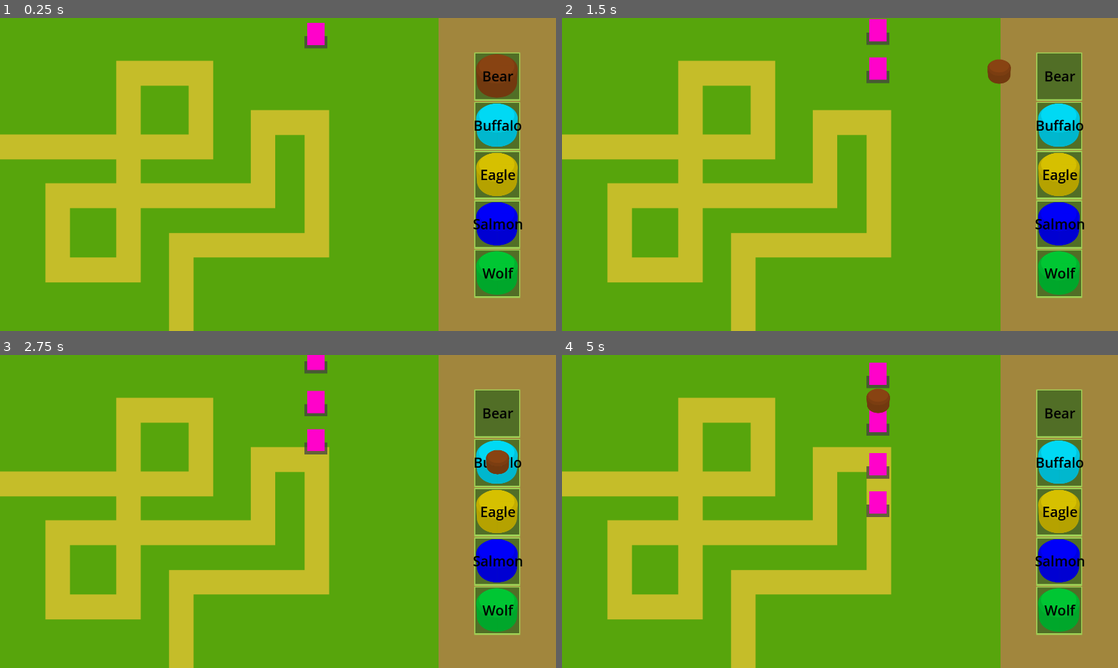
Above: before the commit, frames 1-4 (two rows, left to right).
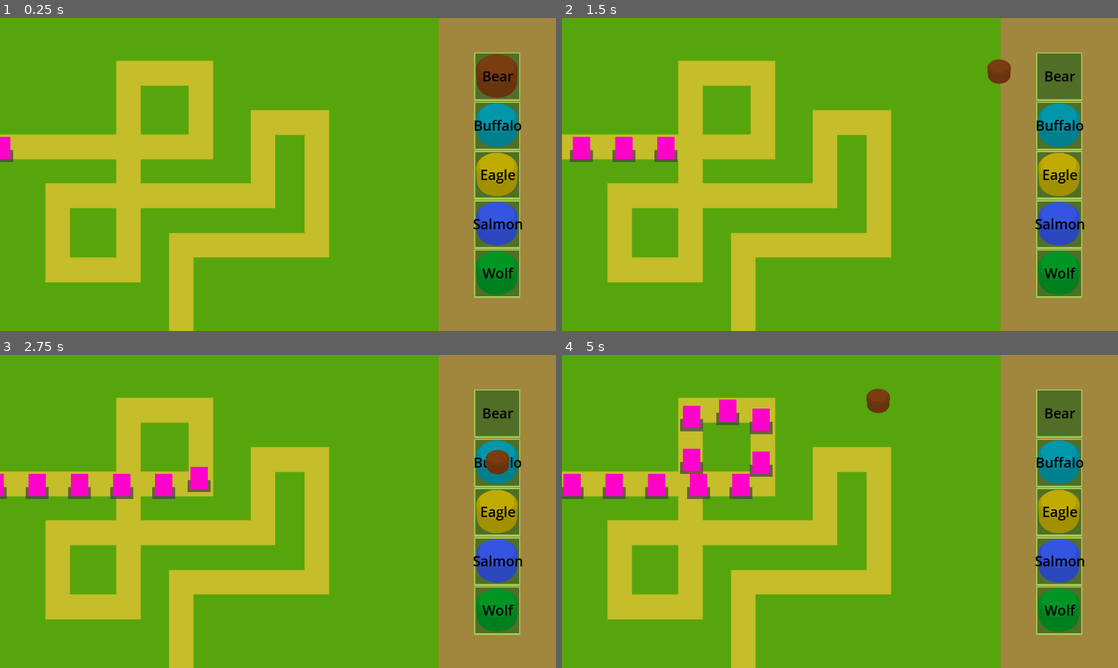
Above: after the commit, the same moments.

Repository: Gatreh/totem-tower-defence
Game: Godot game, scene res://scenes/level.tscn
The game is run twice, just before and just after one commit, with the same random seed, the same clock (stepped at 60 frames per second) and the same inputs. This scene is started directly instead of the project's main scene. The engine's default icon, where the game draws it, is replaced by a stand-in: a white triangle on a blue panel in a dark square.
Inputs (mouse positions are in pixels of both pictures, inside the frame that each line leads up to):
- Up to frame 1 (0.25 s): no input
- Up to frame 2 (1.5 s): drag from (728, 108) to (878, 39) at 0.52 s; drag from (1062, 77) to (878, 61) at 1.27 s
- Up to frame 3 (2.75 s): move the mouse to (500, 461) at 2.02 s; press the mouse at (500, 461) at 2.03 s
- Up to frame 4 (5 s): release the mouse at (1062, 461) at 2.75 s; drag from (1062, 511) to (878, 401) at 2.77 s; drag from (1062, 561) to (878, 380) at 3.52 s; drag from (1062, 608) to (878, 401) at 4.27 s

The runs differ from the first frame. In frame 1, 2.8% of the frame differs, in the area x 0-94%, y 1-89%; in frame 2, 3.9%; in frame 3, 4.5%; in frame 4, 6.5%, in the area x 0-94%, y 2-89%.

Commit message:
Large update, added a bunch of new resources for waves and wave management, made elemental resistances and stats resources for enemies, made enemies able to move along a path, implemented losing (by quitting the game), implemented being able to gain currency, added outline to towers.. That should be about it.

Diff:
--- /dev/null
+++ b/assets/group_outline.gdshader
@@ -0,0 +1,37 @@
+// This program draws an outline around sprites grouped under a CanvasGroup node.
+shader_type canvas_item;
+
+uniform sampler2D screen_texture : hint_screen_texture, filter_linear_mipmap;
+uniform vec4 line_color : source_color = vec4(0, 0, 0, 1);
+uniform float line_thickness = 4.0;
+uniform vec2 viewport_scale = vec2(1.0);
+
+
+void vertex() {
+	VERTEX += (UV * 2.0 - 1.0) * line_thickness;
+}
+
+
+void fragment() {
+    vec2 uv = SCREEN_UV;
+    vec2 size = (SCREEN_PIXEL_SIZE * line_thickness) * viewport_scale;
+
+
+    float outline = texture(screen_texture, uv + vec2(-size.x, 0)).a;
+    outline += texture(screen_texture, uv + vec2(0, size.y)).a;
+    outline += texture(screen_texture, uv + vec2(size.x, 0)).a;
+    outline += texture(screen_texture, uv + vec2(0, -size.y)).a;
+    outline += texture(screen_texture, uv + vec2(-size.x * 0.866, size.y * 0.5)).a;
+    outline += texture(screen_texture, uv + vec2(-size.x * 0.5, size.y * 0.866)).a;
+    outline += texture(screen_texture, uv + vec2(size.x * 0.866, size.y * 0.5)).a;
+    outline += texture(screen_texture, uv + vec2(size.x * 0.5, size.y * 0.866)).a;
+    outline += texture(screen_texture, uv + vec2(-size.x * 0.866, -size.y * 0.5)).a;
+    outline += texture(screen_texture, uv + vec2(-size.x * 0.5, -size.y * 0.866)).a;
+    outline += texture(screen_texture, uv + vec2(size.x * 0.866, -size.y * 0.5)).a;
+    outline += texture(screen_texture, uv + vec2(size.x * 0.5, -size.y * 0.866)).a;
+    outline = min(outline, 1.0);
+
+	vec4 screen_color = texture(screen_texture, SCREEN_UV);
+	COLOR = mix(screen_color, line_color, outline - screen_color.a);
+
+}
--- /dev/null
+++ b/data/resources/element_resistance.gd
@@ -0,0 +1,5 @@
+class_name ElementResistance
+extends Resource
+
+@export var element : Global.Element
+@export_range(0.0, 1.0) var resistance : float
--- /dev/null
+++ b/data/resources/enemy1_stats.tres
@@ -0,0 +1,16 @@
+[gd_resource type="Resource" script_class="EnemyStats" load_steps=4 format=3 uid="uid://t6i7pqxrkefa"]
+
+[ext_resource type="Script" path="res://data/resources/element_resistance.gd" id="1_ipgf1"]
+[ext_resource type="Script" path="res://data/resources/enemy_stats.gd" id="1_ovtvu"]
+
+[sub_resource type="Resource" id="Resource_3tcqw"]
+script = ExtResource("1_ipgf1")
+element = 0
+resistance = 0.0
+
+[resource]
+script = ExtResource("1_ovtvu")
+max_health = 15
+speed = 150.0
+element_resistance = Array[ExtResource("1_ipgf1")]([SubResource("Resource_3tcqw")])
+gimmicks = Array[int]([])
--- /dev/null
+++ b/data/resources/enemy2_stats.tres
@@ -0,0 +1,10 @@
+[gd_resource type="Resource" script_class="EnemySpawnData" load_steps=3 format=3 uid="uid://dngbhfoqok8cq"]
+
+[ext_resource type="PackedScene" uid="uid://7f6vqfl4ioyb" path="res://scenes/enemies/enemy.tscn" id="1_5xjuj"]
+[ext_resource type="Script" path="res://globals/enemy_spawn_data.gd" id="1_17dld"]
+
+[resource]
+script = ExtResource("1_17dld")
+enemy_scene = ExtResource("1_5xjuj")
+spawn_count = 0
+spawn_time = 0.5
--- /dev/null
+++ b/data/resources/enemy_stats.gd
@@ -0,0 +1,6 @@
+class_name EnemyStats extends Resource
+
+@export var max_health : int = 15
+@export var speed : float = 150.0
+@export var element_resistance : Array[ElementResistance]
+@export var gimmicks : Array[Global.Gimmick] = []
--- a/data/resources/totem.gd
+++ b/data/resources/totem.gd
@@ -7,7 +7,7 @@
 ## The name of the Totem
 @export var name : String
 ## The Base texture of the totem
-@export var base_texture: Texture2D
+@export var base_texture: Texture2D = preload("res://assets/totem.svg")
 ## The colour to change the base_texture with.
 @export var modulation_color: Color = Color.WHITE
 
--- a/data/resources/totem_bear.tres
+++ b/data/resources/totem_bear.tres
@@ -10,7 +10,7 @@
 script = SubResource("GDScript_yv8pe")
 name = "Bear"
 base_texture = ExtResource("1_y1kgr")
-modulation_color = Color(0.545098, 0.270588, 0.0745098, 1)
+modulation_color = Color(0.494645, 0.243033, 0.0630952, 1)
 base_damage = 10
 base_attack_speed = 1.5
 base_range = 180
--- a/data/resources/totem_buffalo.tres
+++ b/data/resources/totem_buffalo.tres
@@ -10,10 +10,10 @@
 script = SubResource("GDScript_yv8pe")
 name = "Buffalo"
 base_texture = ExtResource("1_ccvr5")
-modulation_color = Color(4.42803e-06, 0.870437, 0.978577, 1)
+modulation_color = Color(3.36915e-06, 0.605033, 0.68216, 1)
 base_damage = 15
 base_attack_speed = 1.0
-base_range = 600
+base_range = 240
 attack_type = 4
 damage_multiplier = 1.2
 attack_speed_multiplier = 1.2
--- a/data/resources/totem_eagle.tres
+++ b/data/resources/totem_eagle.tres
@@ -10,7 +10,7 @@
 script = SubResource("GDScript_amcd7")
 name = "Eagle"
 base_texture = ExtResource("1_n62cu")
-modulation_color = Color(0.860178, 0.769752, 0, 1)
+modulation_color = Color(0.766736, 0.685542, 0, 1)
 base_damage = 30
 base_attack_speed = 0.5
 base_range = 480
--- a/data/resources/totem_salmon.tres
+++ b/data/resources/totem_salmon.tres
@@ -10,7 +10,7 @@
 script = SubResource("GDScript_sytnv")
 name = "Salmon"
 base_texture = ExtResource("1_8cavr")
-modulation_color = Color(0, 0, 1, 1)
+modulation_color = Color(0.207411, 0.339088, 0.904612, 1)
 base_damage = 7
 base_attack_speed = 1.0
 base_range = 240
--- a/data/resources/totem_wolf.tres
+++ b/data/resources/totem_wolf.tres
@@ -10,7 +10,7 @@
 script = SubResource("GDScript_wq6wc")
 name = "Wolf"
 base_texture = ExtResource("1_1blad")
-modulation_color = Color(0, 0.795517, 0.203448, 1)
+modulation_color = Color(3.22476e-06, 0.603716, 0.145165, 1)
 base_damage = 3
 base_attack_speed = 5.0
 base_range = 240
--- /dev/null
+++ b/data/resources/wave_1.tres
@@ -0,0 +1,15 @@
+[gd_resource type="Resource" script_class="WaveData" load_steps=5 format=3 uid="uid://dkchtfevt4s16"]
+
+[ext_resource type="Script" path="res://globals/enemy_spawn_data.gd" id="1_p6x0b"]
+[ext_resource type="PackedScene" uid="uid://7f6vqfl4ioyb" path="res://scenes/enemies/enemy.tscn" id="2_6b53k"]
+[ext_resource type="Script" path="res://data/resources/wave_data.gd" id="2_beefp"]
+
+[sub_resource type="Resource" id="Resource_fqxc8"]
+script = ExtResource("1_p6x0b")
+enemy_scene = ExtResource("2_6b53k")
+spawn_count = 10
+spawn_time = 0.5
+
+[resource]
+script = ExtResource("2_beefp")
+enemy_spawns = Array[ExtResource("1_p6x0b")]([SubResource("Resource_fqxc8")])
--- /dev/null
+++ b/data/resources/wave_data.gd
@@ -0,0 +1,4 @@
+class_name WaveData
+extends Resource
+
+@export var enemy_spawns : Array[EnemySpawnData] = []
--- /dev/null
+++ b/globals/enemy_spawn_data.gd
@@ -0,0 +1,5 @@
+class_name EnemySpawnData extends Resource
+
+@export var enemy_scene : PackedScene
+@export var spawn_count : int
+@export var spawn_time : float = 0.5
--- a/globals/global.gd
+++ b/globals/global.gd
@@ -19,3 +19,19 @@
 	STEALTH = 5,
 	UNDERGROUND = 6,
 }
+
+var player_health : int = 100 : set = set_player_health
+var shells : int = 1000 : set = set_shells_amount
+
+
+func set_player_health(new_health : int) -> void:
+	player_health = new_health if new_health > -1 else 0
+	print("health left: " + str(player_health))
+	if player_health == 0:
+		print("Died")
+		get_tree().quit()
+
+
+func set_shells_amount(new_amount: int) -> void:
+	shells = new_amount
+	print("Shells: " + str(shells))
--- /dev/null
+++ b/globals/wave_manager.gd
@@ -0,0 +1,72 @@
+class_name WaveManager
+extends Node
+
+signal wave_started(wave_index: int)
+signal wave_finished(wave_index: int)
+signal all_waves_finished
+
+enum AdvancementMode { MANUAL, AUTO}
+
+@export var advancement_mode: AdvancementMode = AdvancementMode.MANUAL
+@export var path : Path2D
+@export var waves : Array[WaveData]
+
+var current_wave_index : int = 0
+var enemies_on_path : int = 0
+var wave_in_progress : bool = false
+
+@onready var wave_timer : Timer = $WaveTimer
+
+
+func _ready() -> void:
+	wave_finished.connect(_on_wave_finished)
+	await get_parent().ready
+	spawn_wave(waves[current_wave_index])
+
+
+func spawn_wave(wave : WaveData) -> void:
+	if not wave_in_progress:
+		wave_in_progress = true
+		wave_started.emit(current_wave_index)
+		for enemies in wave.enemy_spawns:
+			for n in enemies.spawn_count:
+				spawn_enemy(enemies.enemy_scene)
+				await get_tree().create_timer(enemies.spawn_time).timeout
+		wave_in_progress = false
+
+
+func spawn_enemy(enemy_scene: PackedScene) -> void:
+	if not path:
+		push_error("PathFollow2D is not assigned in WaveManager")
+		return
+	if not enemy_scene:
+		push_error("Enemy scene is not assigned in WaveData")
+		return
+
+	var enemy := enemy_scene.instantiate()
+	var path_follow = PathFollow2D.new()
+	path_follow.rotates = false
+
+	path_follow.add_child(enemy)
+	path.add_child(path_follow)
+
+	enemies_on_path += 1
+	enemy.tree_exited.connect(func():
+		enemies_on_path -= 1
+		if enemies_on_path == 0:
+			wave_finished.emit(current_wave_index)
+	)
+
+
+func toggle_advancement_mode() -> void:
+	advancement_mode = AdvancementMode.AUTO\
+					if advancement_mode == AdvancementMode.MANUAL else\
+					AdvancementMode.MANUAL
+
+
+func _on_wave_finished(wave_index: int) -> void:
+	current_wave_index = wave_index + 1
+	if current_wave_index >= waves.size():
+		all_waves_finished.emit()
+	elif advancement_mode == AdvancementMode.AUTO:
+		spawn_wave(waves[current_wave_index])
--- /dev/null
+++ b/globals/wave_manager.tscn
@@ -0,0 +1,6 @@
+[gd_scene load_steps=2 format=3 uid="uid://da3aws4vyqcbx"]
+
+[ext_resource type="Script" path="res://globals/wave_manager.gd" id="1_sirmv"]
+
+[node name="WaveManager" type="Node"]
+script = ExtResource("1_sirmv")
--- a/project.godot
+++ b/project.godot
@@ -27,7 +27,7 @@
 
 [editor_plugins]
 
-enabled=PackedStringArray("res://addons/anthonyec.camera_preview/plugin.cfg")
+enabled=PackedStringArray()
 
 [file_customization]
 
--- /dev/null
+++ b/scenes/enemies/enemy.gd
@@ -0,0 +1,43 @@
+class_name Enemy extends Area2D
+
+@export var stats : EnemyStats
+
+var health : int : set = set_health
+var path_length : float
+
+@onready var path_follow_2d: PathFollow2D = $".."
+@onready var path_2d: Path2D = $"../.."
+
+
+func _ready() -> void:
+	if stats:
+		health = stats.max_health
+		if stats.gimmicks.size() > 0:
+			set_collision_layer_value(1, false)
+			for gimmick in stats.gimmicks:
+				set_collision_layer_value(gimmick, true)
+	path_length = path_2d.curve.get_baked_length()
+	path_follow_2d.progress = 0
+
+
+func _physics_process(delta: float) -> void:
+	if stats:
+		path_follow_2d.progress += stats.speed * delta
+	if path_follow_2d.progress_ratio > 0.98:
+		queue_free()
+		Global.player_health -= 1
+
+
+func take_damage(damage: int, element: Global.Element) -> void:
+	for resistance in stats.element_resistance:
+		if resistance.element == element:
+			damage *= (1 - resistance.resistance)
+	health -= damage
+
+
+func set_health(new_health: int) -> void:
+	health = clampi(new_health, 0, stats.max_health)
+	if health == 0:
+		queue_free()
+		Global.shells += stats.max_health
+		print(Global.shells)
--- a/scenes/enemy.tscn
+++ b/scenes/enemies/enemy.tscn
@@ -1,12 +1,27 @@
-[gd_scene load_steps=3 format=3 uid="uid://7f6vqfl4ioyb"]
+[gd_scene load_steps=7 format=3 uid="uid://7f6vqfl4ioyb"]
 
-[ext_resource type="Script" path="res://scenes/enemy.gd" id="1_ps100"]
+[ext_resource type="Script" path="res://scenes/enemies/enemy.gd" id="1_ps100"]
+[ext_resource type="Script" path="res://data/resources/element_resistance.gd" id="2_6y5l1"]
+[ext_resource type="Script" path="res://data/resources/enemy_stats.gd" id="3_1phik"]
+
+[sub_resource type="Resource" id="Resource_24q06"]
+script = ExtResource("2_6y5l1")
+element = 0
+resistance = 0.0
+
+[sub_resource type="Resource" id="Resource_t85mp"]
+script = ExtResource("3_1phik")
+max_health = 15
+speed = 150.0
+element_resistance = Array[ExtResource("2_6y5l1")]([SubResource("Resource_24q06")])
+gimmicks = Array[int]([])
 
 [sub_resource type="RectangleShape2D" id="RectangleShape2D_6hwba"]
 size = Vector2(32, 40)
 
 [node name="enemy" type="Area2D"]
 script = ExtResource("1_ps100")
+stats = SubResource("Resource_t85mp")
 
 [node name="ColorRect2" type="ColorRect" parent="."]
 anchors_preset = 5
--- a/scenes/enemy.gd
+++ /dev/null
@@ -1,35 +0,0 @@
-class_name Enemy extends Area2D
-
-var max_health : int = 15
-var health : int = max_health : set = set_health
-var element : Global.Element
-## Resistance denoted by type Global.Element : value, calculated as % meaning 100 is immunity to that type.
-var element_resistance : = {
-	Global.Element.LIGHT : 1
-}
-var gimmicks : Array[Global.Gimmick]
-
-var path : PathFollow2D
-
-
-func _ready() -> void:
-	if gimmicks.size() > 0:
-		set_collision_layer_value(1, false)
-		for gimmick in gimmicks:
-			set_collision_layer_value(gimmick, true)
-
-
-func _physics_process(delta: float) -> void:
-	position += Vector2.DOWN * 50.0 * delta
-
-
-func take_damage(damage: int, element: Global.Element) -> void:
-	if element_resistance.has(element):
-		damage *= 1 * element_resistance[element]
-	health -= damage
-
-
-func set_health(new_health: int) -> void:
-	health = clampi(new_health, 0, max_health)
-	if health == 0:
-		queue_free()
--- a/scenes/in-game-ui.tscn
+++ b/scenes/in-game-ui.tscn
@@ -9,11 +9,15 @@
 
 [node name="InGameUI" type="Control"]
 layout_mode = 3
-anchor_right = 0.211
+anchors_preset = 11
+anchor_left = 1.0
+anchor_right = 1.0
 anchor_bottom = 1.0
-offset_right = 0.439987
-grow_horizontal = 2
+offset_left = -406.0
+offset_right = 5.0
+grow_horizontal = 0
 grow_vertical = 2
+size_flags_horizontal = 8
 mouse_filter = 1
 
 [node name="ColorRect" type="ColorRect" parent="."]
--- a/scenes/level.gd
+++ /dev/null
@@ -1,4 +0,0 @@
-extends Control
-
-@export var totem : Totem
-@onready var placement_area : Area2D = $TestMap1/PlacementArea
--- a/scenes/level.tscn
+++ b/scenes/level.tscn
@@ -1,44 +1,46 @@
-[gd_scene load_steps=9 format=3 uid="uid://btu44hybbfikl"]
+[gd_scene load_steps=13 format=3 uid="uid://btu44hybbfikl"]
 
 [ext_resource type="Texture2D" uid="uid://blng11n7kw2rg" path="res://assets/test_map_1.png" id="1_6xki6"]
-[ext_resource type="Script" path="res://scenes/level.gd" id="1_7sykj"]
+[ext_resource type="PackedScene" uid="uid://da3aws4vyqcbx" path="res://globals/wave_manager.tscn" id="2_yitaq"]
+[ext_resource type="Script" path="res://data/resources/wave_data.gd" id="3_3ioyq"]
 [ext_resource type="Script" path="res://scenes/placement_area.gd" id="3_u7px2"]
-[ext_resource type="Resource" uid="uid://cxwdj8upxhw1" path="res://data/resources/totem_buffalo.tres" id="4_dc65x"]
-[ext_resource type="PackedScene" uid="uid://7f6vqfl4ioyb" path="res://scenes/enemy.tscn" id="5_savff"]
+[ext_resource type="Resource" uid="uid://dkchtfevt4s16" path="res://data/resources/wave_1.tres" id="4_w3rys"]
+[ext_resource type="PackedScene" uid="uid://7f6vqfl4ioyb" path="res://scenes/enemies/enemy.tscn" id="5_savff"]
+[ext_resource type="Script" path="res://globals/enemy_spawn_data.gd" id="5_ukg8x"]
 [ext_resource type="PackedScene" uid="uid://de8stvecwyiu5" path="res://scenes/in-game-ui.tscn" id="6_t23am"]
+
+[sub_resource type="Resource" id="Resource_uxeeu"]
+script = ExtResource("5_ukg8x")
+enemy_scene = ExtResource("5_savff")
+spawn_count = 25
+spawn_time = 0.5
+
+[sub_resource type="Resource" id="Resource_k7nfa"]
+script = ExtResource("3_3ioyq")
+enemy_spawns = Array[ExtResource("5_ukg8x")]([SubResource("Resource_uxeeu")])
 
 [sub_resource type="RectangleShape2D" id="RectangleShape2D_xt4my"]
 size = Vector2(84, 52.4852)
 
 [sub_resource type="Curve2D" id="Curve2D_ici8m"]
+_data = {
+"points": PackedVector2Array(0, 0, 0, 0, -543.487, -42.8953, 0, 0, 0, 0, -143.583, -42.8953, 0, 0, 0, 0, -143.583, -176.812, 0, 0, 0, 0, -271.212, -176.812, 0, 0, 0, 0, -271.212, 183.09, 0, 0, 0, 0, -407.349, 183.09, 0, 0, 0, 0, -407.349, 40.8029, 0, 0, 0, 0, -24.4622, 40.8029, 0, 0, 0, 0, -24.4622, -84.7444, 0, 0, 0, 0, 69.1324, -84.7444, 0, 0, 0, 0, 69.1324, 132.871, 0, 0, 0, 0, -177.617, 132.871, 0, 0, 0, 0, -177.617, 325.377)
+}
+point_count = 13
 
-[node name="Level" type="Control"]
+[node name="Level" type="Node2D"]
 y_sort_enabled = true
-layout_mode = 3
-anchor_right = 0.792
-anchor_bottom = 1.0
-offset_right = -760.32
-offset_bottom = -540.0
-script = ExtResource("1_7sykj")
-totem = ExtResource("4_dc65x")
+
+[node name="WaveManager" parent="." node_paths=PackedStringArray("path") instance=ExtResource("2_yitaq")]
+advancement_mode = 1
+path = NodePath("../TestMap1/Path2D")
+waves = Array[ExtResource("3_3ioyq")]([ExtResource("4_w3rys"), SubResource("Resource_k7nfa")])
 
 [node name="TestMap1" type="Sprite2D" parent="."]
 z_index = -1
 position = Vector2(958, 530)
 scale = Vector2(1.88045, 1.91163)
 texture = ExtResource("1_6xki6")
-
-[node name="enemy" parent="TestMap1" instance=ExtResource("5_savff")]
-position = Vector2(70.7276, -261.034)
-
-[node name="enemy2" parent="TestMap1" instance=ExtResource("5_savff")]
-position = Vector2(70.7276, -330.085)
-
-[node name="enemy3" parent="TestMap1" instance=ExtResource("5_savff")]
-position = Vector2(70.7276, -407.506)
-
-[node name="enemy4" parent="TestMap1" instance=ExtResource("5_savff")]
-position = Vector2(70.7276, -493.296)
 
 [node name="PlacementArea" type="Area2D" parent="TestMap1" groups=["placement_area"]]
 position = Vector2(-506.716, -291.224)
@@ -73,16 +75,6 @@
 [node name="Path2D" type="Path2D" parent="TestMap1"]
 curve = SubResource("Curve2D_ici8m")
 
-[node name="PathFollow2D" type="PathFollow2D" parent="TestMap1/Path2D"]
-loop = false
-
 [node name="CanvasLayer" type="CanvasLayer" parent="." groups=["ui_layer"]]
 
-[node name="Control" parent="CanvasLayer" instance=ExtResource("6_t23am")]
-anchors_preset = 11
-anchor_left = 1.0
-anchor_right = 1.0
-offset_left = -406.0
-offset_right = 5.0
-grow_horizontal = 0
-size_flags_horizontal = 8
+[node name="InGameUI" parent="CanvasLayer" instance=ExtResource("6_t23am")]
--- a/scenes/projectiles/bullet.gd
+++ b/scenes/projectiles/bullet.gd
@@ -21,6 +21,6 @@
 
 
 func _on_area_entered(area: Area2D) -> void:
-	if area.has_method("take_damage"):
+	if area.has_method("take_damage") and area == target:
 		queue_free()
 		area.take_damage(damage, element)
--- a/scenes/projectiles/chain_attack.gd
+++ b/scenes/projectiles/chain_attack.gd
@@ -15,7 +15,7 @@
 
 func _physics_process(delta: float) -> void:
 	# Make sure there actually exists a target. Otherwise free the bullet.
-	if targets == null or targets.is_empty() or target == null or not is_instance_valid(target):
+	if check_target():
 		queue_free()
 		return
 
@@ -28,7 +28,7 @@
 			has_dealt_damage = true
 			targets.erase(target)
 
-			if not targets.is_empty():
+			if check_target():
 				target = targets.front()
 				has_dealt_damage = false
 			else:
@@ -45,6 +45,10 @@
 	return (damage * 0.5) + (damage * 0.5 * (float(jumps) / initial_jumps if jumps > 1 else 0))
 
 
+func check_target() -> bool:
+	return targets == null or targets.is_empty() or target == null or not is_instance_valid(target)
+
+
 func _on_area_entered(area: Area2D) -> void:
 	if area is Enemy and not targets.has(area):
 		targets.append(area as Enemy)
--- a/scenes/totem_pole.gd
+++ b/scenes/totem_pole.gd
@@ -1,4 +1,6 @@
 class_name TotemPole extends Node2D
+
+const projectile_path : String = "res://scenes/projectiles/"
 
 @export var totem_stack : Array[Totem]
 
@@ -10,6 +12,10 @@
 var gimmicks : Array[Global.Gimmick] = [Global.Gimmick.NONE]
 var max_totem_size : int = 2
 
+var initial_outline_thickness : float = 3.0
+var hover_outline_thickness : float = initial_outline_thickness * 2
+
+
 var _sprite_displacement : int = -38
 var _targets : Array
 
@@ -19,6 +25,8 @@
 @onready var attack_timer: Timer = $AttackTimer
 
 func _ready() -> void:
+	stack_area.mouse_entered.connect(_on_mouse_entered)
+	stack_area.mouse_exited.connect(_on_mouse_exited)
 	stack_area.input_event.connect(_on_input_event)
 	attack_area.area_entered.connect(_on_attack_range_entered)
 	attack_area.area_exited.connect(_on_attack_range_exited)
@@ -45,7 +53,7 @@
 	sprite.modulate = totem.modulation_color
 	sprite.position.y = _sprite_displacement * index
 	sprite.scale *= 0.4
-	add_child(sprite)
+	$CanvasGroup.add_child(sprite)
 
 
 func shoot(targets : Array) -> void:
@@ -54,24 +62,24 @@
 	var bullets : Array[Bullet]
 
 	if attack_type == Totem.AttackType.CHAIN:
-		bullet_scene = preload("res://scenes/projectiles/chain_attack.tscn").instantiate()
+		bullet_scene = preload(projectile_path + "chain_attack.tscn").instantiate()
 		bullet_scene.jumps = 3
 		bullets.append(bullet_scene)
 
 	if attack_type == Totem.AttackType.FLURRY:
 		bullet_amount = 3
 		for n in bullet_amount:
-			bullet_scene = preload("res://scenes/projectiles/snipe_bullet.tscn").instantiate()
+			bullet_scene = preload(projectile_path + "snipe_bullet.tscn").instantiate()
 			bullet_scene.global_position += Vector2(randi_range(-20, 20), randi_range(-20, 20))
 			bullets.append(bullet_scene)
 
 	if attack_type == Totem.AttackType.QUAKE:
-		bullet_scene = preload("res://scenes/projectiles/quake_area.tscn").instantiate()
+		bullet_scene = preload(projectile_path + "quake_area.tscn").instantiate()
 		bullet_scene.range = range
 		bullets.append(bullet_scene)
 
 	if attack_type == Totem.AttackType.SNIPE:
-		bullet_scene = preload("res://scenes/projectiles/snipe_bullet.tscn").instantiate()
+		bullet_scene = preload(projectile_path + "snipe_bullet.tscn").instantiate()
 		bullets.append(bullet_scene)
 
 	if attack_type == Totem.AttackType.STRIKE:
@@ -148,6 +156,7 @@
 			event.button_index == MOUSE_BUTTON_LEFT and
 			event.is_released()
 	)
+
 	var has_mouse_draggable := get_tree().get_nodes_in_group("mouse_draggable").size() > 0
 
 	if has_mouse_draggable and event_is_mouse_release and totem_stack.size() < max_totem_size:
@@ -158,3 +167,15 @@
 		first_draggable.original_owner.texture_rect.visible = true
 		first_draggable.remove_from_group("mouse_draggable")
 		first_draggable.queue_free()
+
+func set_outline_thickness(new_thickness: float) -> void:
+	$CanvasGroup.material.set_shader_parameter("line_thickness", new_thickness)
+
+func _on_mouse_entered() -> void:
+	var tween = create_tween()
+	tween.tween_method(set_outline_thickness, initial_outline_thickness, hover_outline_thickness, 0.08)
+
+
+func _on_mouse_exited() -> void:
+	var tween = create_tween()
+	tween.tween_method(set_outline_thickness, hover_outline_thickness, initial_outline_thickness, 0.08)
--- a/scenes/totem_pole.tscn
+++ b/scenes/totem_pole.tscn
@@ -1,6 +1,14 @@
-[gd_scene load_steps=4 format=3 uid="uid://bfxkxcrftcd8d"]
+[gd_scene load_steps=6 format=3 uid="uid://bfxkxcrftcd8d"]
 
 [ext_resource type="Script" path="res://scenes/totem_pole.gd" id="1_epydi"]
+[ext_resource type="Shader" path="res://assets/group_outline.gdshader" id="1_tci8f"]
+
+[sub_resource type="ShaderMaterial" id="ShaderMaterial_m58vh"]
+resource_local_to_scene = true
+shader = ExtResource("1_tci8f")
+shader_parameter/line_color = Color(0, 0, 0, 1)
+shader_parameter/line_thickness = 4.0
+shader_parameter/viewport_scale = Vector2(1, 1)
 
 [sub_resource type="CapsuleShape2D" id="CapsuleShape2D_gw416"]
 radius = 62.8
@@ -12,6 +20,9 @@
 
 [node name="TotemPole" type="Node2D"]
 script = ExtResource("1_epydi")
+
+[node name="CanvasGroup" type="CanvasGroup" parent="."]
+material = SubResource("ShaderMaterial_m58vh")
 
 [node name="StackArea" type="Area2D" parent="."]
 collision_layer = 32768
